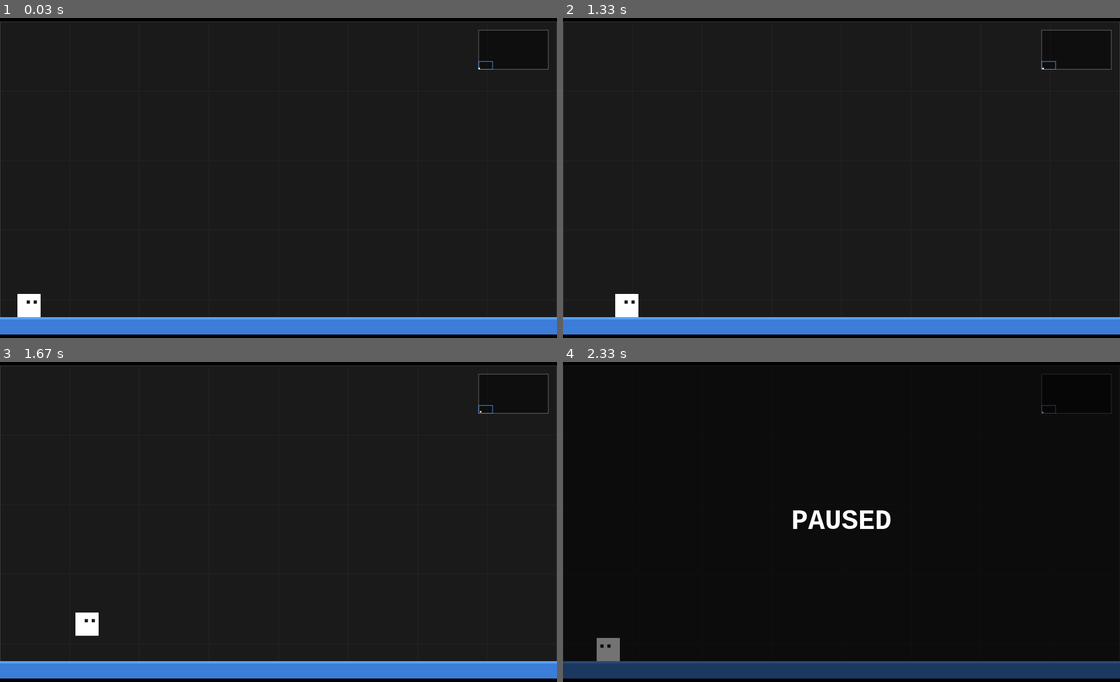
Above: before the commit, frames 1-4 (two rows, left to right).
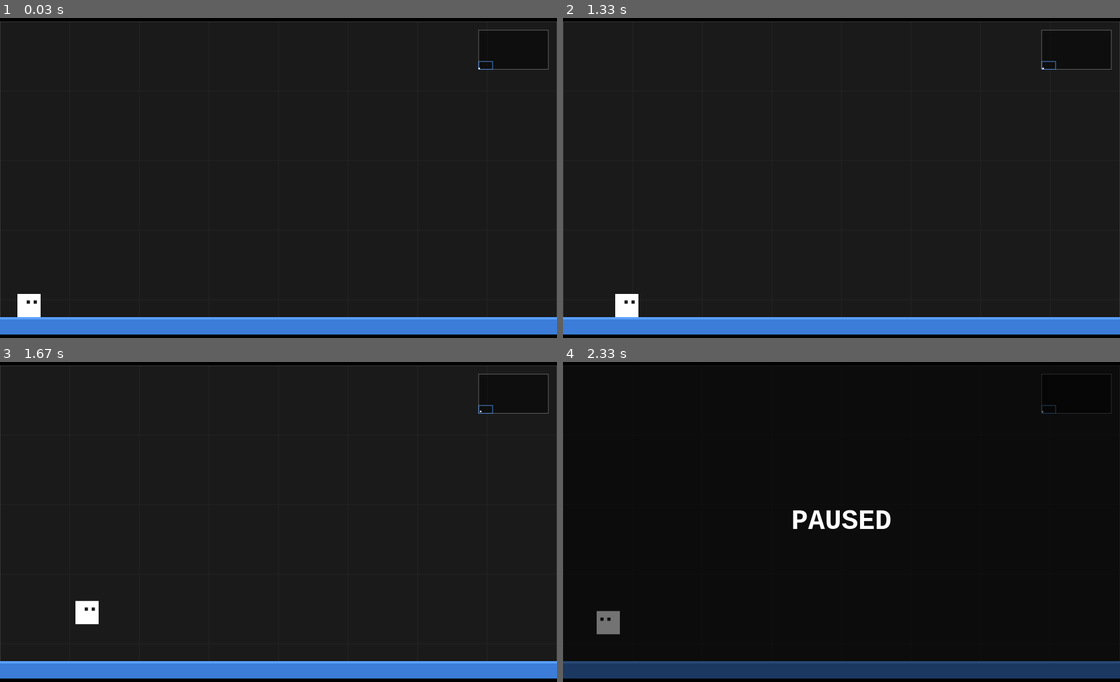
Above: after the commit, the same moments.

Repository: oleg-ryzhov/game-off-2026-shift
Game: browser game, page index.html
The game is run twice, just before and just after one commit, with the same random seed, the same clock (stepped at 60 frames per second) and the same inputs.
Inputs:
- Up to frame 1 (0.03 s): no input
- Up to frame 2 (1.33 s): hold D from 1.03 s (still down)
- Up to frame 3 (1.67 s): tap Space at 1.52 s; release D at 1.53 s; hold S from 1.58 s (still down)
- Up to frame 4 (2.33 s): release S at 1.85 s; hold A from 1.9 s (still down); tap P at 2.27 s

Frames 1-2 are identical in both runs. In frame 3, 0.3% of the frame differs, in the area x 13-87%, y 15-86%; in frame 4, 0.6%, in the area x 6-87%, y 15-94%.

Commit message:
Increase jump height from 125 to 222

Diff:
--- a/game.js
+++ b/game.js
@@ -15,7 +15,7 @@
 const GRAVITY = 0.9;
 const MAX_FALL_SPEED = 40;
 const MOVE_SPEED = 8;
-const JUMP_HEIGHT = 125;
+const JUMP_HEIGHT = 222;
 const JUMP_VELOCITY = Math.sqrt(2 * GRAVITY * JUMP_HEIGHT);
 
 // ====== GAME STATE ======
